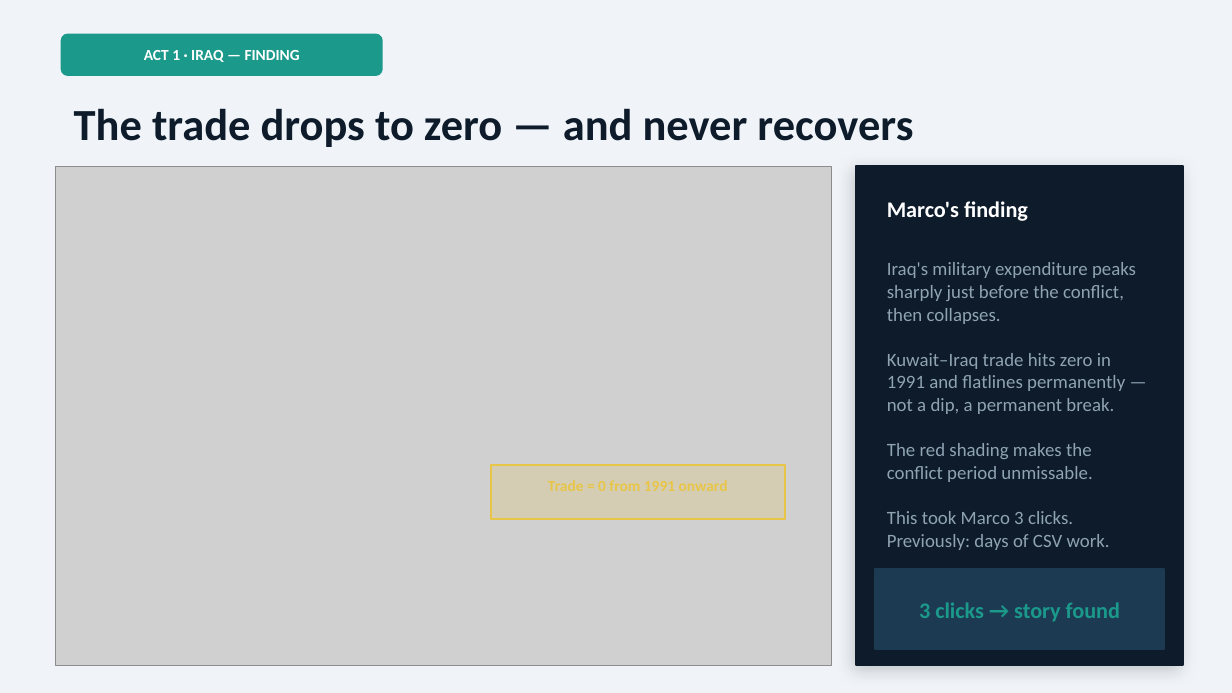
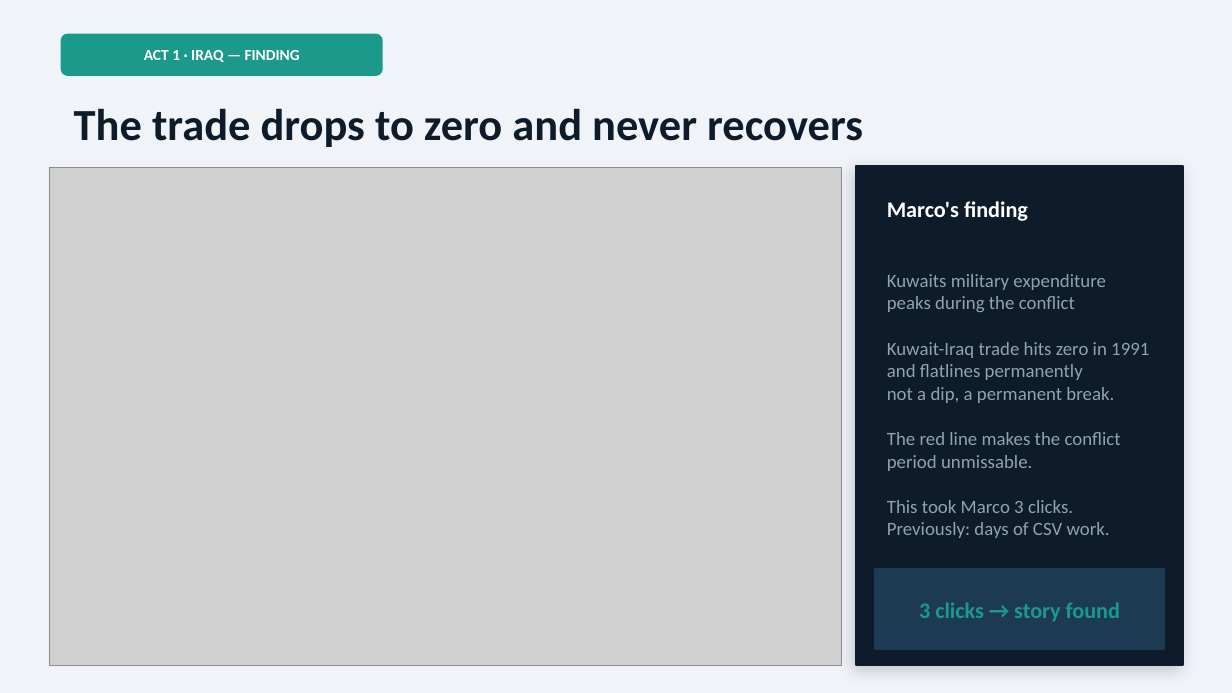
Before and after one commit to podsv-fs26-ad24/ad24-6-fancyproject, a slide deck: slide 9 of Conflict_Trade_Explorer.pptx. Drawn at 1232x693 pixels with LibreOffice and Linux fonts; fonts in the diff are those of the drawing; grey boxes stand for pictures. Boxes give left, top, right and bottom in pixels: in the first picture for what was removed or moved away, otherwise in the second. Text is boxed around its words. In the diff, an @@ line names an element or a change of style, - is before the commit and + after.

Commit message:
presentation update

```diff
--- a/Conflict_Trade_Explorer.pptx
+++ b/Conflict_Trade_Explorer.pptx
@@ text at (74, 108, 863, 147): text changed @@
-The trade drops to zero — and never recovers
+The trade drops to zero and never recovers
@@ picture: place and size @@
-picture at (55, 166, 832, 665)
+picture at (49, 168, 841, 665)
@@ text at (887, 274, 1149, 471): text changed @@
-Iraq's military expenditure peaks sharply just before the conflict, then collapses.
-Kuwait–Iraq trade hits zero in 1991 and flatlines permanently — not a dip, a permanent break.
-The red shading makes the conflict period unmissable.
+Kuwaits military expenditure peaks during the conflict
+Kuwait-Iraq trade hits zero in 1991 and flatlines permanently
+not a dip, a permanent break.
+The red line makes the conflict period unmissable.
@@ rectangle removed at (490, 466, 785, 520) @@
@@ text removed at (548, 480, 728, 491) @@
-Trade = 0 from 1991 onward
```
Also in this commit, not shown: 8 other slides changed, 2 slides added, 2 slides removed.
